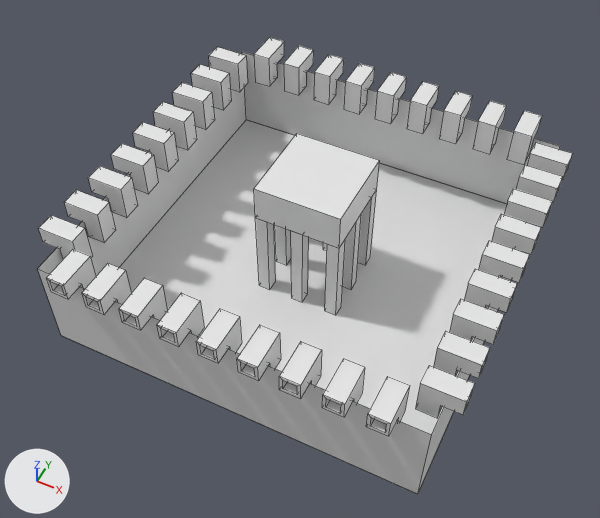
The Blender file blend_files/Environment.blend, before and after one commit.
Both versions are drawn from a camera (50 mm lens) standing at (77.5, -166.9, 211.8) and looking at (-1.2, -9.4, 15.0). Every picture has the same lights, and +X, +Y and +Z are marked at lower left. Mesh edges are drawn as thin lines. The same objects are shown in both versions, whatever each file hides.

Objects in the first picture: 'Plane-col'.
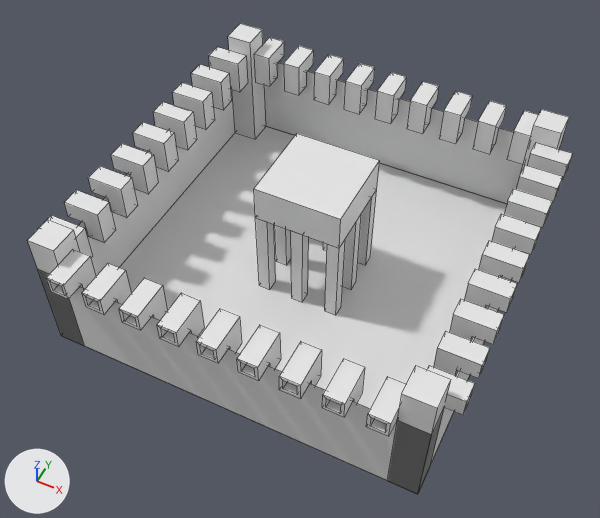
Where the change shows, as pixel boxes [x1, y1, x2, y2] in the pictures (600 x 518 px):
'Plane-col', reshaped
    before: [38, 37, 573, 494]
    after: [27, 23, 573, 494]
part 1 of me_plane_001, added
    after: [228, 23, 266, 139]
part 2 of me_plane_001, added
    after: [521, 109, 569, 172]
part 3 of me_plane_001, added
    after: [387, 366, 451, 494]
part 4 of me_plane_001, added
    after: [27, 219, 84, 345]

The edits, one by one:
me_plane_001 has 1040 vertices, 655 faces and spans x -65.0..65.0, y -65.2..64.8, z 0.0..44.0.
me_plane_001 is used by ob_plane_col; location (0.0, 0.0, 0.0).
me_plane_001 part 1: a new loose piece, a box spanning x -60.0..-51.0, y 51.0..60.0, z 0.0..44.0, in mat_material_001 (white #e7e7e7).
me_plane_001 part 2: a new loose piece, a box spanning x 51.0..60.0, y 51.0..60.0, z 0.0..44.0, in mat_material_001 (white #e7e7e7).
me_plane_001 part 3: a new loose piece, a box spanning x 51.0..60.0, y -60.0..-51.0, z 0.0..44.0, in mat_material_001 (white #e7e7e7).
me_plane_001 part 4: a new loose piece, a box spanning x -60.0..-51.0, y -60.0..-51.0, z 0.0..44.0, in mat_material_001 (white #e7e7e7).
